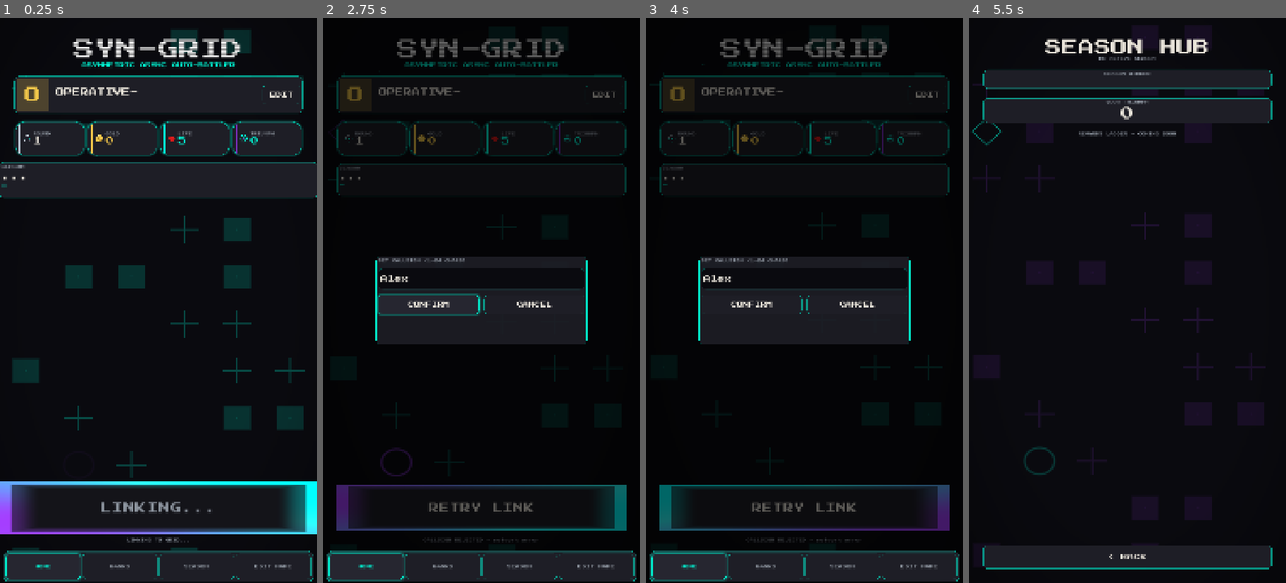
Above: before the commit, frames 1-4 (left to right).
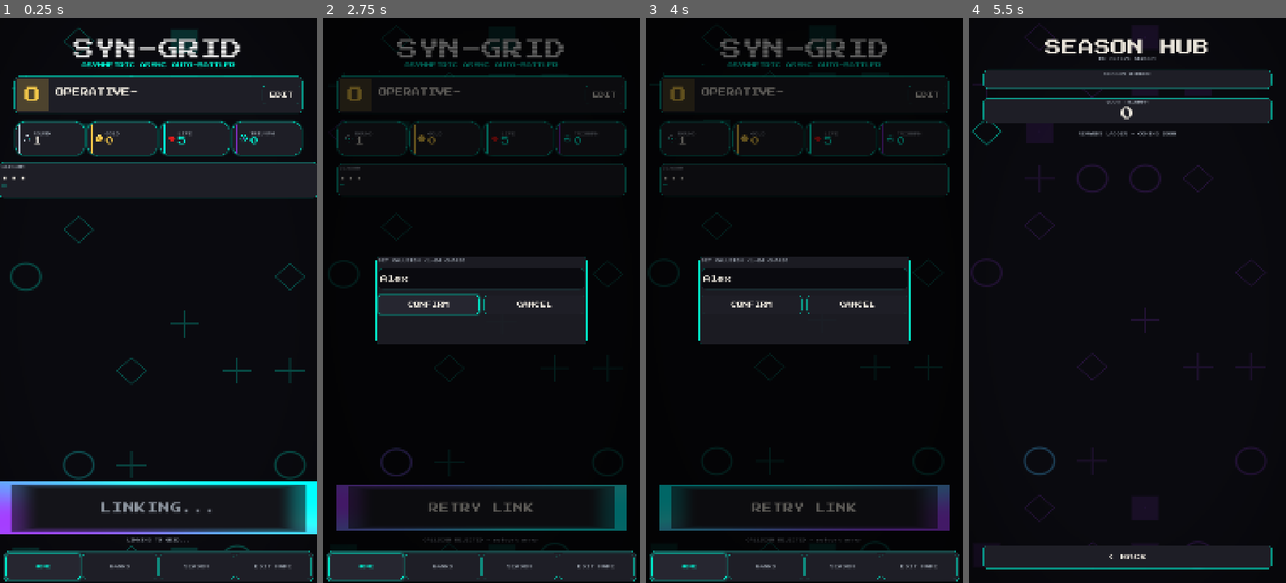
Above: after the commit, the same moments.

Repository: nomotomo/syn-grid-client
Game: Godot game, scene res://scenes/main_menu/MainMenu.tscn
Same seed, same stepped clock (60 frames per second), same inputs: the game is played once before the commit and once after it. Sound files missing from this copy of the repository are replaced by a short silence.
Inputs (mouse positions are in pixels of both pictures, inside the frame that each line leads up to):
- Up to frame 1 (0.25 s): no input
- Up to frame 2 (2.75 s): click "EDIT" at 0.5 s; click (481, 277) at 1.27 s; type "Alex" at 1.35 s; click "CONFIRM" at 2 s
- Up to frame 3 (4 s): click "CONFIRM" at 2.75 s; click "HOME" at 3.5 s
- Up to frame 4 (5.5 s): click "RANKS" at 4.25 s; click "SEASON" at 5 s

The runs differ from the first frame. In frame 1, 3.5% of the frame differs, in the area x 3-97%, y 1-95%; in frame 2, 0.1%; in frame 3, less than 0.1%; in frame 4, 0.9%.

Commit message:
Decouple rune presence from variant hash in arcane_rune_field shader.
Closes #25.

Co-authored-by: Cursor <cursoragent@cursor.com>

Diff:
--- a/assets/shaders/arcane_rune_field.gdshader
+++ b/assets/shaders/arcane_rune_field.gdshader
@@ -50,7 +50,7 @@
 
 	float h = hash21(cell);
 	int variant = int(floor(h * 4.0));
-	float presence = step(0.55, h);
+	float presence = step(0.55, hash21(cell + vec2(17.0, 31.0)));
 
 	float g = rune_glyph(cell_uv, variant) * presence;
 	vec3 color = mix(base_color, rune_color, g * rune_alpha);
